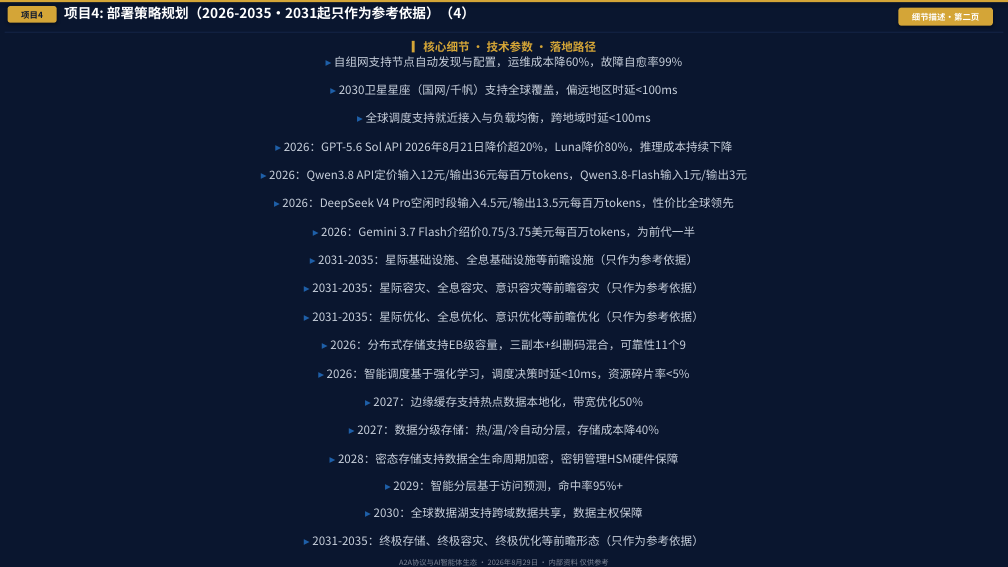
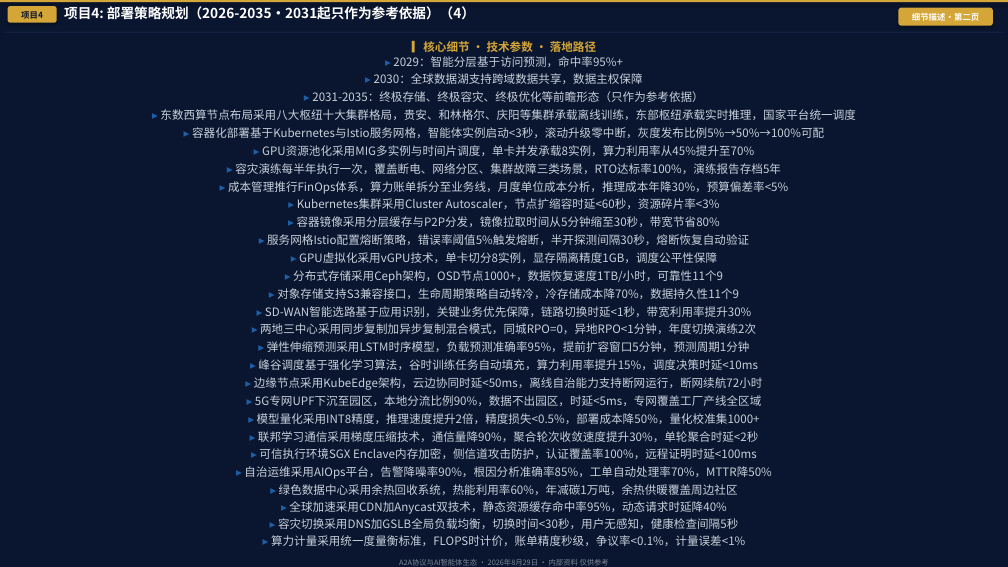
Before and after one commit to Hxdmou/Robot, a slide deck: slide 18 of A2A协议2.0_AI智能体演进路线图_2026_V52_无水印版.pptx. Drawn at 1008x567 pixels with LibreOffice and Linux fonts; fonts in the diff are those of the drawing. Boxes give left, top, right and bottom in pixels: in the first picture for what was removed or moved away, otherwise in the second. Text is boxed around its words. In the diff, an @@ line names an element or a change of style, - is before the commit and + after.

```diff
--- a/A2A协议2.0_AI智能体演进路线图_2026_V52_无水印版.pptx
+++ b/A2A协议2.0_AI智能体演进路线图_2026_V52_无水印版.pptx
@@ text at [269,56,748,464]: paragraphs removed @@
-▸ 自组网支持节点自动发现与配置，运维成本降60%，故障自愈率99%
-▸ 2030卫星星座（国网/千帆）支持全球覆盖，偏远地区时延<100ms
-▸ 全球调度支持就近接入与负载均衡，跨地域时延<100ms
-▸ 2026：GPT-5.6 Sol API 2026年8月21日降价超20%，Luna降价80%，推理成本持续下降
-▸ 2026：Qwen3.8 API定价输入12元/输出36元每百万tokens，Qwen3.8-Flash输入1元/输出3元
-▸ 2026：DeepSeek V4 Pro空闲时段输入4.5元/输出13.5元每百万tokens，性价比全球领先
-▸ 2026：Gemini 3.7 Flash介绍价0.75/3.75美元每百万tokens，为前代一半
-▸ 2031-2035：星际基础设施、全息基础设施等前瞻设施（只作为参考依据）
-▸ 2031-2035：星际容灾、全息容灾、意识容灾等前瞻容灾（只作为参考依据）
-▸ 2031-2035：星际优化、全息优化、意识优化等前瞻优化（只作为参考依据）
-▸ 2026：分布式存储支持EB级容量，三副本+纠删码混合，可靠性11个9
-▸ 2026：智能调度基于强化学习，调度决策时延<10ms，资源碎片率<5%
-▸ 2027：边缘缓存支持热点数据本地化，带宽优化50%
-▸ 2027：数据分级存储：热/温/冷自动分层，存储成本降40%
-▸ 2028：密态存储支持数据全生命周期加密，密钥管理HSM硬件保障
@@ text at [312,56,703,102]: less space between paragraphs; more space between paragraphs @@
@@ text at [160,109,855,546]: paragraphs added @@
+▸ 东数西算节点布局采用八大枢纽十大集群格局，贵安、和林格尔、庆阳等集群承载离线训练，东部枢纽承载实时推理，国家平台统一调度
+▸ 容器化部署基于Kubernetes与Istio服务网格，智能体实例启动<3秒，滚动升级零中断，灰度发布比例5%→50%→100%可配
+▸ GPU资源池化采用MIG多实例与时间片调度，单卡并发承载8实例，算力利用率从45%提升至70%
+▸ 容灾演练每半年执行一次，覆盖断电、网络分区、集群故障三类场景，RTO达标率100%，演练报告存档5年
+▸ 成本管理推行FinOps体系，算力账单拆分至业务线，月度单位成本分析，推理成本年降30%，预算偏差率<5%
+▸ Kubernetes集群采用Cluster Autoscaler，节点扩缩容时延<60秒，资源碎片率<3%
+▸ 容器镜像采用分层缓存与P2P分发，镜像拉取时间从5分钟缩至30秒，带宽节省80%
+▸ 服务网格Istio配置熔断策略，错误率阈值5%触发熔断，半开探测间隔30秒，熔断恢复自动验证
+▸ GPU虚拟化采用vGPU技术，单卡切分8实例，显存隔离精度1GB，调度公平性保障
+▸ 分布式存储采用Ceph架构，OSD节点1000+，数据恢复速度1TB/小时，可靠性11个9
+▸ 对象存储支持S3兼容接口，生命周期策略自动转冷，冷存储成本降70%，数据持久性11个9
+▸ SD-WAN智能选路基于应用识别，关键业务优先保障，链路切换时延<1秒，带宽利用率提升30%
+▸ 两地三中心采用同步复制加异步复制混合模式，同城RPO=0，异地RPO<1分钟，年度切换演练2次
+▸ 弹性伸缩预测采用LSTM时序模型，负载预测准确率95%，提前扩容窗口5分钟，预测周期1分钟
+▸ 峰谷调度基于强化学习算法，谷时训练任务自动填充，算力利用率提升15%，调度决策时延<10ms
+▸ 边缘节点采用KubeEdge架构，云边协同时延<50ms，离线自治能力支持断网运行，断网续航72小时
+▸ 5G专网UPF下沉至园区，本地分流比例90%，数据不出园区，时延<5ms，专网覆盖工厂产线全区域
+▸ 模型量化采用INT8精度，推理速度提升2倍，精度损失<0.5%，部署成本降50%，量化校准集1000+
+▸ 联邦学习通信采用梯度压缩技术，通信量降90%，聚合轮次收敛速度提升30%，单轮聚合时延<2秒
+▸ 可信执行环境SGX Enclave内存加密，侧信道攻击防护，认证覆盖率100%，远程证明时延<100ms
+▸ 自治运维采用AIOps平台，告警降噪率90%，根因分析准确率85%，工单自动处理率70%，MTTR降50%
+▸ 绿色数据中心采用余热回收系统，热能利用率60%，年减碳1万吨，余热供暖覆盖周边社区
+▸ 全球加速采用CDN加Anycast双技术，静态资源缓存命中率95%，动态请求时延降40%
+▸ 容灾切换采用DNS加GSLB全局负载均衡，切换时间<30秒，用户无感知，健康检查间隔5秒
+▸ 算力计量采用统一度量衡标准，FLOPS时计价，账单精度秒级，争议率<0.1%，计量误差<1%
```
Also in this commit, not shown: 31 other slides changed, 3 other files.
